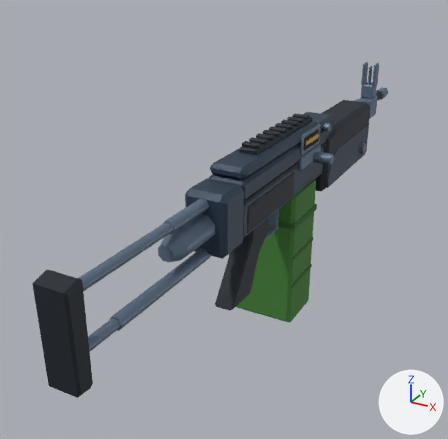
The glTF model src/assets/models/weapons/lmg.glb: old version first, new version second.
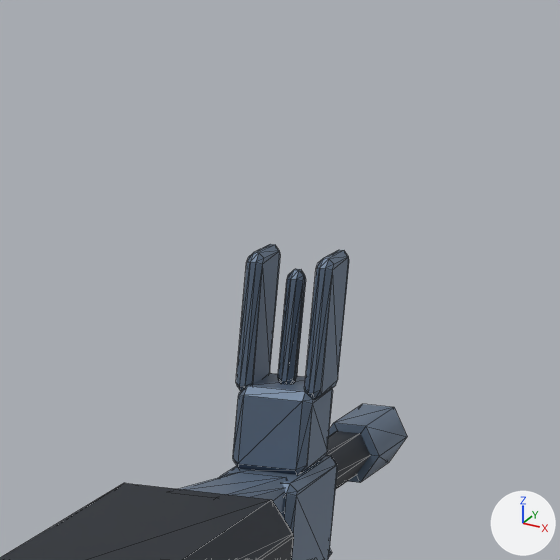
Each version appears first whole from a 50 mm lens placed at (0.406, -0.732, 0.302), pointed at (-0.103, 0.195, -0.161), and next in a close-up on the part from 72% to 92% of the width and 5% to 26% of the height. Arrows for +X, +Y and +Z are at lower right; the lights stay in place. The last two pictures show the newer version. The close-ups show mesh edges as thin lines. Where no turn or scale is listed for an object, it has been applied to the vertices. Vertices at exactly the same position are counted once.

Before the edit, the objects in view are built like this:
```python
me_mesh_0 = bpy.data.meshes.new('Mesh_0')
me_mesh_0.from_pydata(...)  # 212 vertices, 392 faces; spans x -0.037..0.037, y -0.351..0.813, z -0.223..0.002
me_mesh_0.materials.append(mat_dark_furniture)  # dark blue #1a222c
me_mesh_1 = bpy.data.meshes.new('Mesh_1')
me_mesh_1.from_pydata(...)  # 550 vertices, 1022 faces; spans x -0.047..0.068, y -0.33..0.85, z -0.158..0.056
me_mesh_1.materials.append(mat_trim_steel)  # blue #65778d
ob_body_dark_furniture = bpy.data.objects.new('body_dark_furniture', me_mesh_0)
ob_body_dark_furniture.location = (0.0, 0.0, 0.0)
ob_body_trim_steel = bpy.data.objects.new('body_trim_steel', me_mesh_1)
ob_body_trim_steel.location = (0.0, 0.0, 0.0)
```
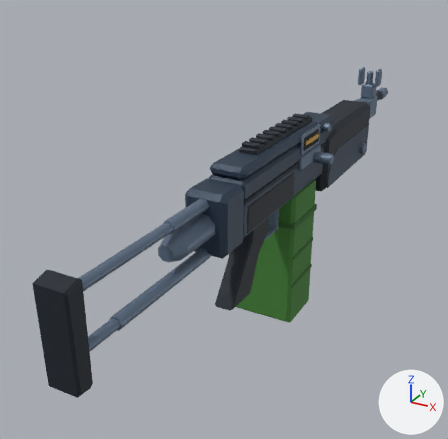
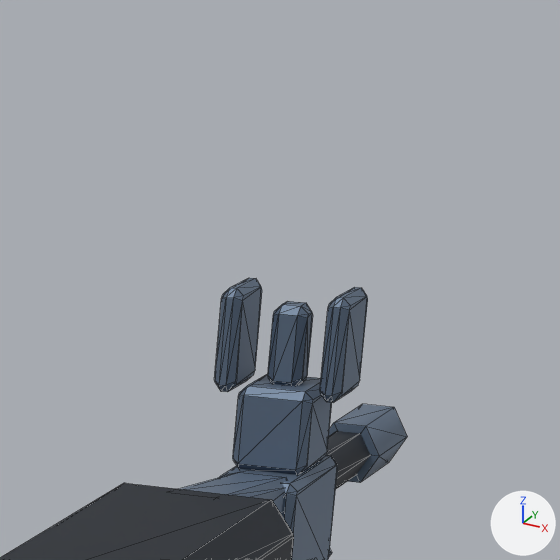
The edits, one by one:
me_mesh_1 is used by ob_body_trim_steel; location (0.0, 0.0, 0.0).
me_mesh_1 had 550 vertices, 1022 faces and spanned x -0.047..0.068, y -0.33..0.85, z -0.158..0.056.
me_mesh_1 now has 550 vertices, 1022 faces and spans x -0.047..0.068, y -0.33..0.85, z -0.158..0.043.
me_mesh_1 part 1: 96 of 550 vertices moved; they spanned x -0.016..0.016, y 0.7..0.727, z 0.005..0.056 and now span x -0.024..0.024, y 0.698..0.728, z 0.005..0.043; mean shift (0.0, 0.0, -0.006); largest move (-0.016, 0.723, 0.054) -> (-0.024, 0.724, 0.04).

Changed parts and their boxes [x1, y1, x2, y2] in the close-ups (560 x 560 px; the box of a moved part takes in the faces that stretch with it):
'body_trim_steel', reshaped
    before: [180, 244, 407, 560]
    after: [180, 278, 407, 560]
part 1 of me_mesh_1, moved or reshaped
    before: [236, 244, 349, 399]
    after: [214, 278, 368, 403]
